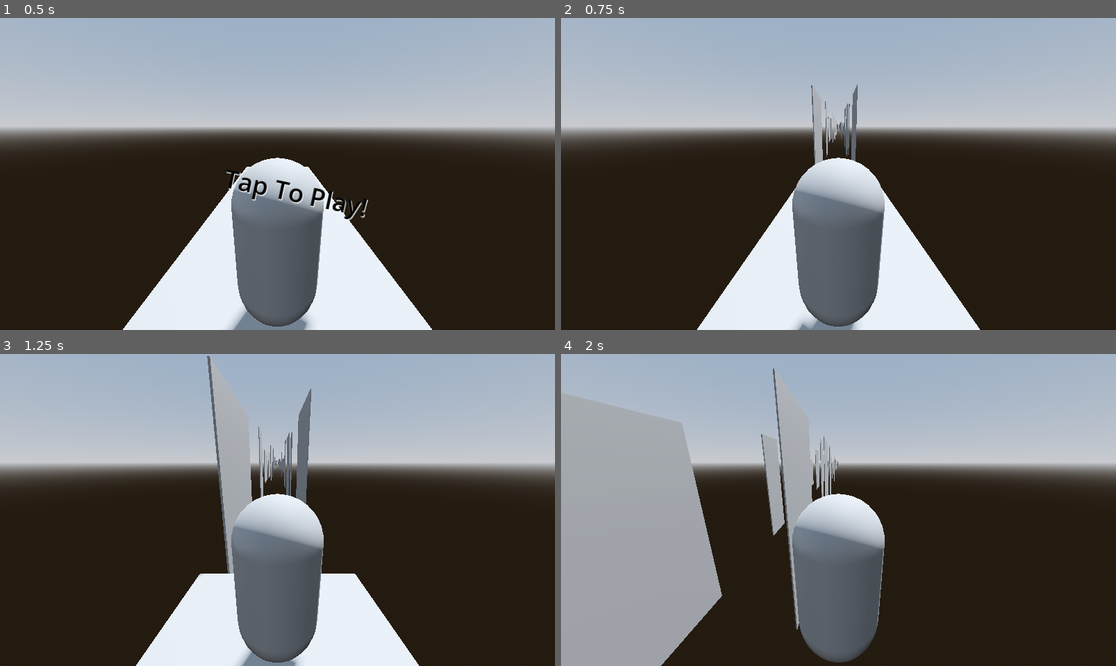
Above: before the commit, frames 1-4 (two rows, left to right).
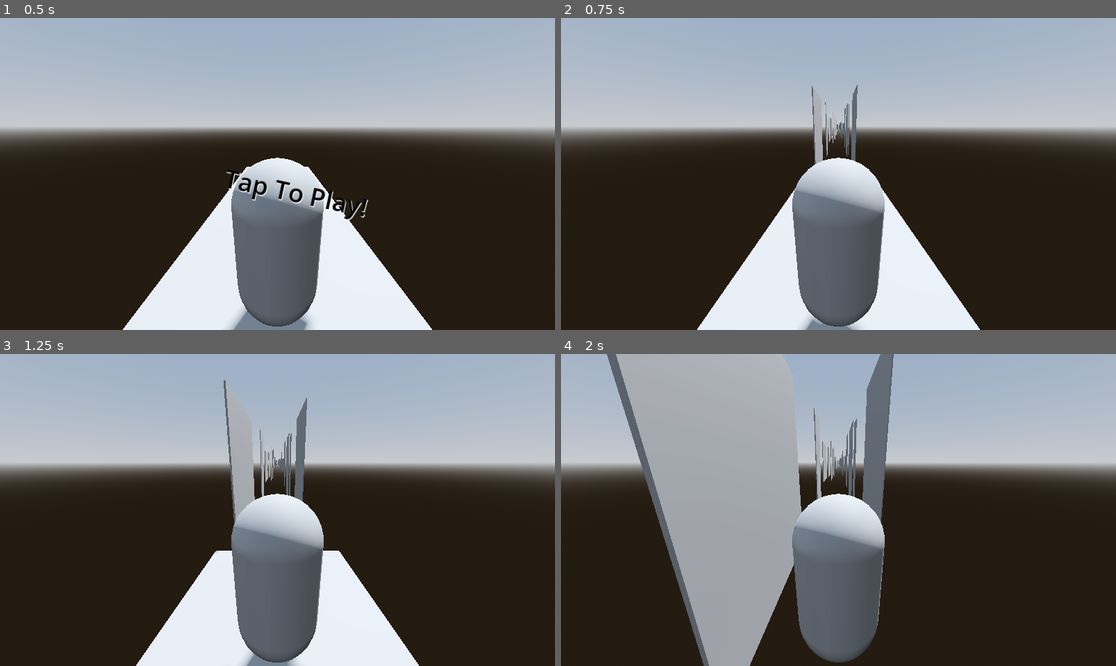
Above: after the commit, the same moments.

Repository: Caesar-Codicis/runner-remade
Game: Godot game, scene res://main_scene.tscn
The game is run twice, just before and just after one commit, with the same random seed, the same clock (stepped at 60 frames per second) and the same inputs.
Inputs (mouse positions are in pixels of both pictures, inside the frame that each line leads up to):
- Up to frame 1 (0.5 s): no input
- Up to frame 2 (0.75 s): tap Enter at 0.5 s; move the mouse to (960, 158) at 0.52 s; click (960, 158) at 0.67 s
- Up to frame 3 (1.25 s): no input
- Up to frame 4 (2 s): move the mouse to (727, 525) at 1.27 s; click (727, 525) at 1.42 s

Frame 1 is identical in both runs. In frame 2, 0.2% of the frame differs, in the area x 41-54%, y 21-100%; in frame 3, 2.4%; in frame 4, 29%, in the area x 0-60%, y 0-100%.

Commit message:
fixed gravity
fixed gravity and some spaces for legibility

Diff:
--- a/player.gd
+++ b/player.gd
@@ -28,14 +28,15 @@
 
 func _physics_process(delta):
 	var playerVelocity = Vector3.ZERO
+	playerVelocity = velocity
 
 	if not startedRunning:
 		return
 
 	if isRunningAutomatically:
-		velocity.z = -3.0
-		velocity.y += GRAVITY * delta
-		playerVelocity = velocity
+		playerVelocity.z = -3.0
+		playerVelocity.y += GRAVITY * delta
+		velocity = playerVelocity
 
 		move_and_slide()
 
@@ -49,10 +50,10 @@
 	if not isOnLeftWall and not isOnRightWall:
 		if not jumping:
 			playerVelocity.y += GRAVITY * delta
-			playerVelocity.z = -(PLAYERSPEED -0.5)
+			playerVelocity.z = -(PLAYERSPEED - 0.5)
 
 	if not jumping:
-		playerVelocity = self.velocity
+		self.velocity = playerVelocity
 	else:
 		if global_position.y > 1.5 or global_position.y < 0.1:
 			jumping = false
@@ -74,7 +75,7 @@
 		else:
 			if not hasReachedWall:
 				var directionToWall = (wallStickPosition - global_position).normalized()
-				var PlayerVelocity = directionToWall * (PLAYERSPEED +1.5)
+				var PlayerVelocity = directionToWall * (PLAYERSPEED + 1.5)
 				## apply gravity?
 				self.velocity = PlayerVelocity
 				self.velocity.y = GRAVITY * delta
@@ -116,7 +117,7 @@
 	return abs(distance)
 
 func GetTimeInAir():
-	var timeInAir = (2*JUMPVELOCITY) / -GRAVITY
+	var timeInAir = (2 * JUMPVELOCITY) / -GRAVITY
 	return timeInAir
 
 func CalculateRequiredForwardVelocity(distance, timeInAir):
@@ -126,20 +127,20 @@
 
 	var spaceState = get_world_3d().direct_space_state
 
-	var rayDirection = Vector3(0,0,-1)
+	var rayDirection = Vector3(0, 0, -1)
 
 	if isOnLeftWall:
 		## cast ray forward and to the right
-		rayDirection = Vector3(1,0,-1).normalized()
+		rayDirection = Vector3(1, 0, -1).normalized()
 	elif isOnRightWall:
 		## cast ray forward and to the left
-		rayDirection = Vector3(-1,0,-1).normalized()
+		rayDirection = Vector3(-1, 0, -1).normalized()
 	else:
 		## if not on any wall cast ray directly forward
-		rayDirection = Vector3(0,0,-1)
+		rayDirection = Vector3(0, 0, -1)
 
 	var rayLength = 1.2
-	var rayOrigin = global_position + Vector3(0,0,-0.75)
+	var rayOrigin = global_position + Vector3(0, 0, -0.75)
 	var rayEnd = rayOrigin + rayDirection * rayLength
 	var rayQuery = PhysicsRayQueryParameters3D.new()
 	rayQuery.from = rayOrigin
@@ -182,7 +183,7 @@
 	print("Time in air: ", timeInAir)
 
 	## calculate the required forward velocity
-	var requiredForwardVelocity = CalculateRequiredForwardVelocity(distanceToNextWall,timeInAir)
+	var requiredForwardVelocity = CalculateRequiredForwardVelocity(distanceToNextWall, timeInAir)
 	print("Required forward velocity: ", requiredForwardVelocity)
 
 	## limit forward velocity
@@ -281,9 +282,9 @@
 	if jumpedOnFirstWall:
 		rayLength = 1.0
 
-	var rayOrigin = global_position + Vector3(0,0,0)
-	var leftDirection = Vector3(-1,0,-1).normalized() ## Left-forward
-	var rightDirection = Vector3(1,0,-1).normalized() ## Right-forward
+	var rayOrigin = global_position + Vector3(0, 0, 0)
+	var leftDirection = Vector3(-1, 0, -1).normalized() ## Left-forward
+	var rightDirection = Vector3(1, 0, -1).normalized() ## Right-forward
 
 	var leftRayTo = rayOrigin + leftDirection * rayLength
 	var rightRayTo = rayOrigin + rightDirection * rayLength
@@ -363,7 +364,7 @@
 	else:
 		targetXPosition = wall.global_position.x - wallHalfWidth - playerHalfWidth - 0.1
 
-	var  targetPosition = Vector3(targetXPosition, clampedY, global_position.z)
+	var targetPosition = Vector3(targetXPosition, clampedY, global_position.z)
 
 	JumpToWall(targetPosition)
 	hasReachedWall = false
